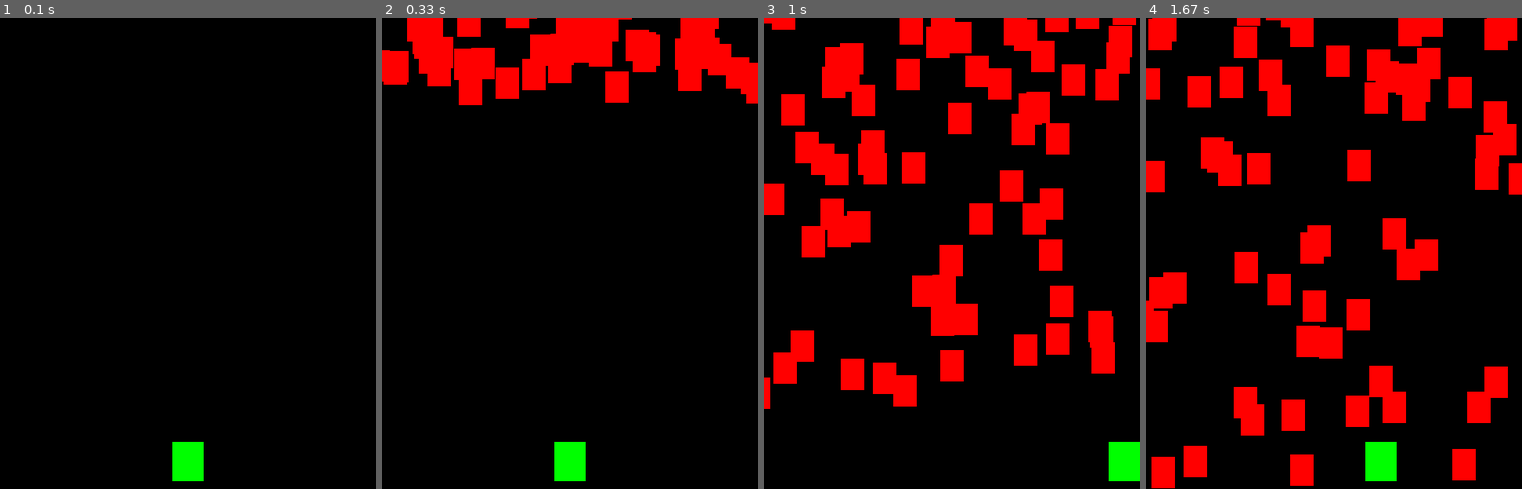
Above: before the commit, frames 1-4 (left to right).
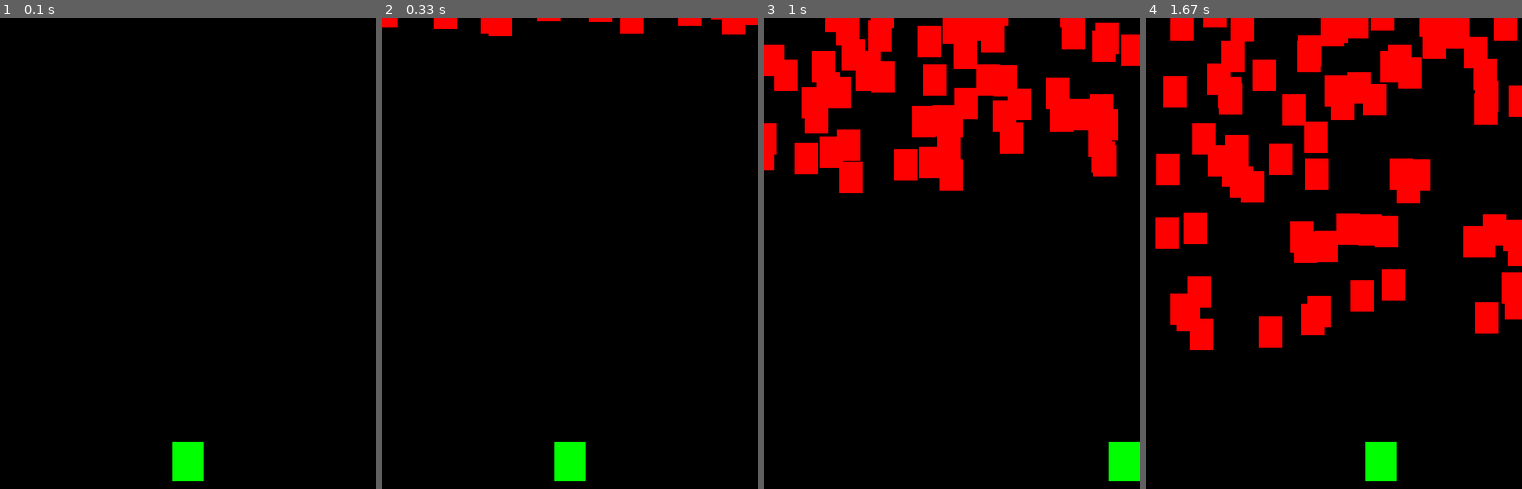
Above: after the commit, the same moments.

Repository: Inksaver/Shmup_With_Pygame_Love2D_Monogame
Game: pygame game, started from Episode02-Add_Mobs/Pygame/Shmup tutorial-02.py
Two runs of this game, one before a commit and one after it. Both use one fixed random seed, a clock stepped at 60 frames per second and the inputs below.
Inputs:
- Up to frame 1 (0.1 s): no input
- Up to frame 2 (0.33 s): no input
- Up to frame 3 (1 s): hold Right 0.33-0.8 s; hold Right from 0.83 s (still down)
- Up to frame 4 (1.67 s): release Right at 1.3 s; hold Left from 1.33 s (still down)

Frame 1 is identical in both runs. In frame 2, 10% of the frame differs, in the area x 0-100%, y 0-19%; in frame 3, 28%; in frame 4, 32%, in the area x 0-100%, y 0-100%.

Commit message:
Update mob.py

Diff:
--- a/Episode02-Add_Mobs/Pygame/mob.py
+++ b/Episode02-Add_Mobs/Pygame/mob.py
@@ -13,8 +13,8 @@
 		# start off the top of the screen by random amount
 		self.rect.y = random.randrange(-150, -100)
 		# set speed to a random amount, so some will move faster than others
-		self.speedy = random.randrange(50, 600)
-		self.speedx = random.randrange(-200, 200)
+		self.speedy = random.randrange(50, 300)
+		self.speedx = random.randrange(-100, 100)
 
 	def update(self, dt:float) -> None:
 		self.rect.y	+= round(self.speedy * dt)
